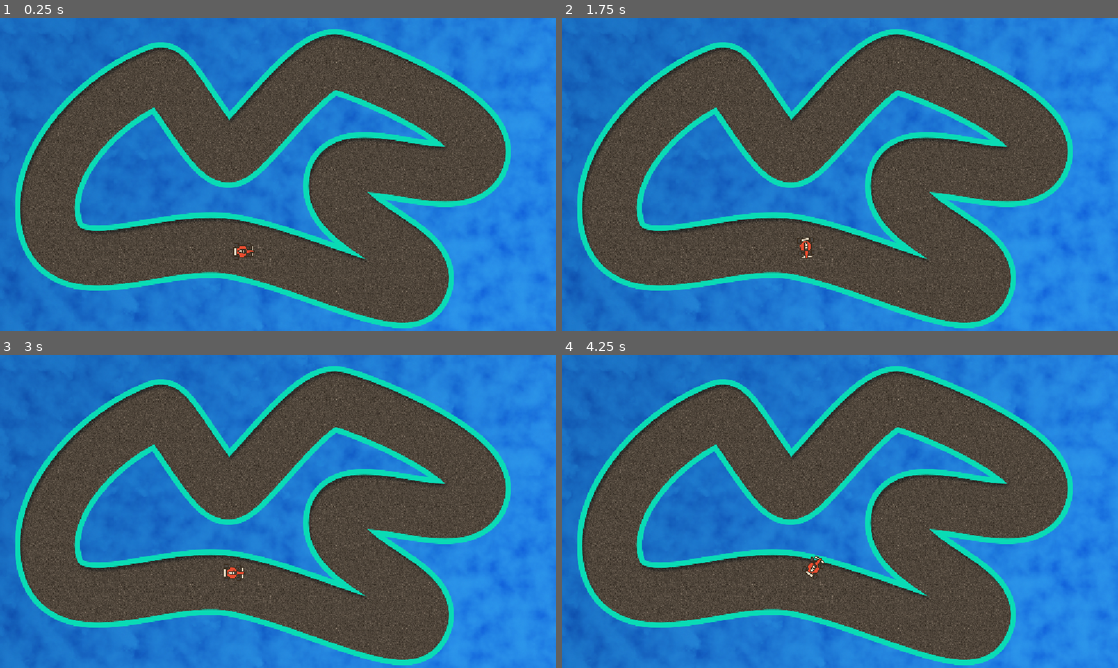
Above: before the commit, frames 1-4 (two rows, left to right).
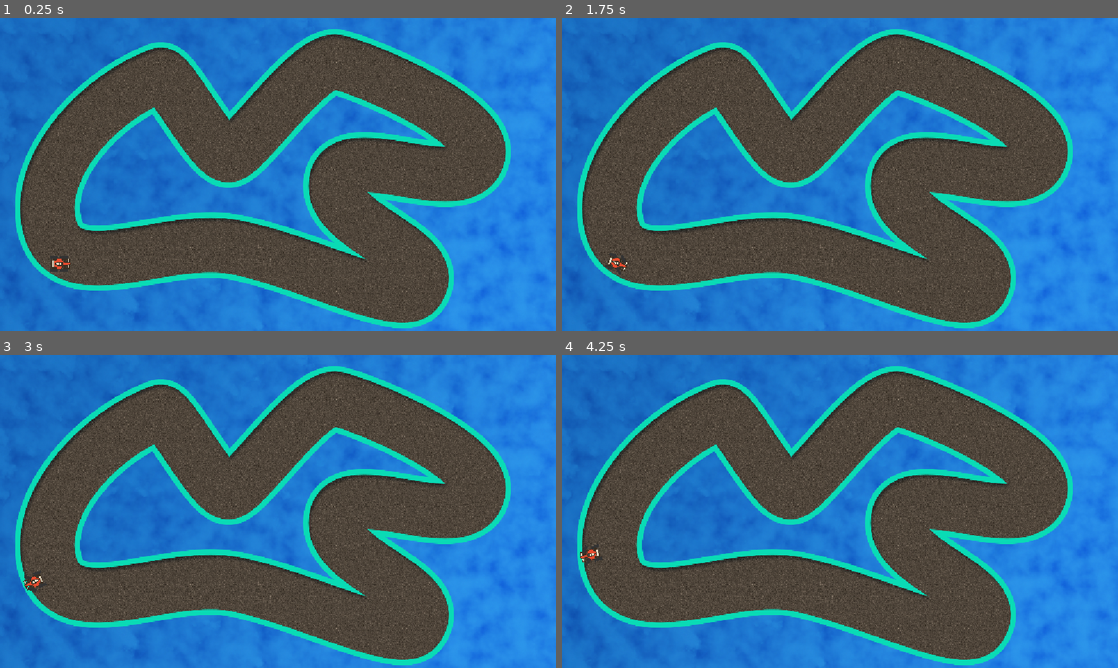
Above: after the commit, the same moments.

Repository: ShadeCone/racing1
Game: Godot game, scene res://scenes/track.tscn
Same seed, same stepped clock (60 frames per second), same inputs: the game is played once before the commit and once after it.
Inputs:
- Up to frame 1 (0.25 s): no input
- Up to frame 2 (1.75 s): tap Enter at 0.5 s; hold Right (ui_right) 0.53-1.28 s; hold Down (ui_down) from 1.28 s (still down)
- Up to frame 3 (3 s): release Down (ui_down) at 2.03 s; hold Right (ui_right) 2.03-2.78 s; hold Up (ui_up) from 2.78 s (still down)
- Up to frame 4 (4.25 s): release Up (ui_up) at 3.53 s; hold Left (ui_left) from 3.53 s (still down)

The runs differ from the first frame. In frame 1, 0.2% of the frame differs, in the area x 9-46%, y 71-82%; in frame 2, 0.2%; in frame 3, 0.2%, in the area x 4-44%, y 66-76%; in frame 4, 0.2%.

Commit message:
1.1 - space cars
no lateral friction, cars float around

Diff:
--- a/scenes/car/car.gd
+++ b/scenes/car/car.gd
@@ -2,71 +2,147 @@
 class_name Car
 
 # Car properties
-@export var max_speed: float = 200.0
-@export var max_reverse_speed: float = 50.0
+@export var enginePower: float = 1000.0
 @export var reverse_coeff: float = 0.5
 
-@export var acceleration: float = 110.0
+@export var steer_angle: float = 0.0
+@export var steer_strength: float = 5.0
+@export var max_steer_angle: float = PI/4
 
-@export var steer_ratio: float = 0.0
-@export var steer_factor: float = 2.0
-@export var w2w_half_length: float = 17.0 # front to rear wheels distance
+var _force_long: Vector2 = Vector2.ZERO
+var _accel: Vector2 = Vector2.ZERO
+var _mass: float = 5.0
 
-# Road properties (move to track properties later)
-@export var friction_coeff: float = 0.4
+# Environmental properties
+@export var drag_coeff: float = 0.02
+@export var friction_coeff: float = 0.5
+
 
 # Environmental (move to obstacles, etc.)
-@export var wall_bounce_factor: float = 0.4
+@export var wall_bounce_factor: float = 0.8
 
-# Car internal values
+# Car inputs
 var _throttle: float = 0.0
 var _steer: float = 0.0
-var _speed: float = 0.0
 
+var _new_velocity: Vector2 = Vector2.ZERO
+var _new_steer_angle: float = 0.0
+var _d_steer_angle: float = 0.0
+var _angular_velocity: float = 0.0
+
+var _axle_length: float = 20.0
+var _front_turn_radius: float = 0.0
+var _rear_turn_radius: float = 0.0
 
 # Called when the node enters the scene tree for the first time.
-func _ready() -> void:
+func _ready():
 	pass
 
 
 # Called every frame. 'delta' is the elapsed time since the previous frame.
 func _physics_process(delta: float) -> void:
-	get_input()
-	update_speed(delta)
-	update_direction(delta)
-	velocity = transform.x * _speed
+	get_input() # get throttle, steer
 
-	var collision = move_and_collide(velocity * delta)
-	if collision:
-		bounce()
-		velocity = velocity.slide(collision.get_normal())
+	_new_steer_angle = clampf(
+		steer_angle + steer_strength * _steer * delta,
+		-max_steer_angle, max_steer_angle)
 
+	_d_steer_angle = _new_steer_angle - steer_angle
 
-func get_input():
-	var _fwd = Input.get_action_strength("ui_up")
-	var _bwd = Input.get_action_strength("ui_down")
-	if (_bwd):
-		_throttle = reverse_coeff * (_fwd - _bwd)
+	$frontTireLeft.rotate(_d_steer_angle)
+	$frontTireRight.rotate(_d_steer_angle)
+
+	if _new_steer_angle != 0.0:
+		_front_turn_radius = _axle_length / abs(sin(_new_steer_angle))
 	else:
-		_throttle = _fwd
-	_steer = Input.get_axis("ui_left", "ui_right")
+		_front_turn_radius = 0.0
+	_rear_turn_radius =  _front_turn_radius * cos(_new_steer_angle)
 
+	var force_trac = _throttle * global_transform.x.normalized() * enginePower
+	var force_drag = -drag_coeff * velocity * velocity.length()
+	var force_friction = -friction_coeff * velocity
 
-func update_speed(delta: float) -> void:
-	_speed += (_throttle * acceleration - _speed * friction_coeff) * delta
-	_speed = clampf(_speed, -max_reverse_speed, max_speed)
-	velocity = transform.x * _speed
+	_force_long = force_trac + force_drag + force_friction
+	_accel = _force_long / _mass
+	_new_velocity = (velocity + delta * _accel)
 
+	if _front_turn_radius != 0.0:
+		_angular_velocity = _new_velocity.length() / _front_turn_radius
+	else:
+		_angular_velocity = 0.0
 
-func update_direction(delta: float) -> void:
-	var steer_angle = steer_factor * _steer * delta
-	if _speed < 0.0:
-		steer_angle *= -1
-	rotate(steer_angle)
+	if _new_steer_angle >= 0.0:
+		rotate(_angular_velocity * delta)
+	else:
+		rotate(- _angular_velocity * delta)
+	velocity = _new_velocity
+	steer_angle = _new_steer_angle
 
 
 
 
 
-func bounce() -> void:
-	_speed = - wall_bounce_factor * _speed
+
+
+
+	var collision = move_and_collide(velocity * delta)
+	if collision:
+		var normal: Vector2 = collision.get_normal()
+		bounce(normal)
+
+
+
+func get_new_steer_angle(delta):
+	return clampf(
+		steer_angle + steer_strength * _steer * delta,
+		-max_steer_angle, max_steer_angle)
+
+
+func get_input():
+	_throttle = Input.get_axis("ui_down", "ui_up")
+	if _throttle == -1:
+		_throttle *= reverse_coeff
+	_steer = Input.get_axis("ui_left", "ui_right")
+
+
+func get_force_long() -> Vector2:
+	var force_trac = _throttle * global_transform.x.normalized().rotated(_new_steer_angle) * enginePower
+	var force_drag = -drag_coeff * velocity * velocity.length()
+	var force_friction = -friction_coeff * velocity
+	print("force_trac:",force_trac)
+	print("force_drag:",force_drag)
+	print("force_friction:",force_friction)
+	return force_trac + force_drag + force_friction
+
+
+func get_acceleration() -> Vector2:
+	return _force_long / _mass
+
+
+func get_new_velocity(delta) -> Vector2:
+	return (velocity + delta * _accel).rotated(_d_steer_angle)
+
+
+
+
+
+func get_front_turn_radius() -> float:
+	if _new_steer_angle != 0.0:
+		return _axle_length / abs(sin(_new_steer_angle))
+	else:
+		return 0.0
+
+
+func get_rear_turn_radius() -> float:
+	return _front_turn_radius * cos(steer_angle)
+
+func bounce(normal: Vector2) -> void:
+	velocity -= wall_bounce_factor * 2 * normal * velocity.dot(normal)
+
+
+func update_velocity():
+	velocity = _new_velocity.rotated(_d_steer_angle)
+
+
+func update_steer_angle():
+	steer_angle = _new_steer_angle
--- a/scenes/car/car.tscn
+++ b/scenes/car/car.tscn
@@ -2,6 +2,7 @@
 
 [ext_resource type="Script" uid="uid://ct3l47au42dbq" path="res://scenes/car/car.gd" id="1_yhfra"]
 [ext_resource type="Texture2D" uid="uid://b7wmt1hcagsow" path="res://Assets/Images/CarRed.png" id="1_yr3gr"]
+[ext_resource type="Texture2D" uid="uid://dhqvfin6d752d" path="res://Assets/Images/tire.png" id="3_rytg7"]
 
 [sub_resource type="CapsuleShape2D" id="CapsuleShape2D_yhfra"]
 radius = 32.0
@@ -21,3 +22,27 @@
 rotation = 1.5707964
 scale = Vector2(0.25, 0.25)
 shape = SubResource("CapsuleShape2D_yhfra")
+
+[node name="frontTireLeft" type="Sprite2D" parent="." unique_id=1886095792]
+position = Vector2(7, -13)
+rotation = 1.5707964
+scale = Vector2(0.15, 0.15)
+texture = ExtResource("3_rytg7")
+
+[node name="frontTireRight" type="Sprite2D" parent="." unique_id=629190226]
+position = Vector2(7.000001, 14)
+rotation = 1.5707964
+scale = Vector2(0.15, 0.15)
+texture = ExtResource("3_rytg7")
+
+[node name="rearTireLeft" type="Sprite2D" parent="." unique_id=1589807485]
+position = Vector2(-15, -13)
+rotation = 1.5707964
+scale = Vector2(0.15, 0.15)
+texture = ExtResource("3_rytg7")
+
+[node name="rearTireRight" type="Sprite2D" parent="." unique_id=1631322883]
+position = Vector2(-15, 14)
+rotation = 1.5707964
+scale = Vector2(0.15, 0.15)
+texture = ExtResource("3_rytg7")
--- a/scenes/track.tscn
+++ b/scenes/track.tscn
@@ -36,6 +36,5 @@
 [node name="trackPath" type="Path2D" parent="." unique_id=1226063229]
 curve = SubResource("Curve2D_cb0s1")
 
-[node name="car" parent="." unique_id=1789891921 instance=ExtResource("2_a7tuf")]
-position = Vector2(506, 483)
-scale = Vector2(1.0999999, 1.0999999)
+[node name="car" parent="." unique_id=744393775 instance=ExtResource("2_a7tuf")]
+position = Vector2(126, 509)
Binary file added: Assets/Images/tire.png
Not shown, added: Assets/Images/tire.png.import
